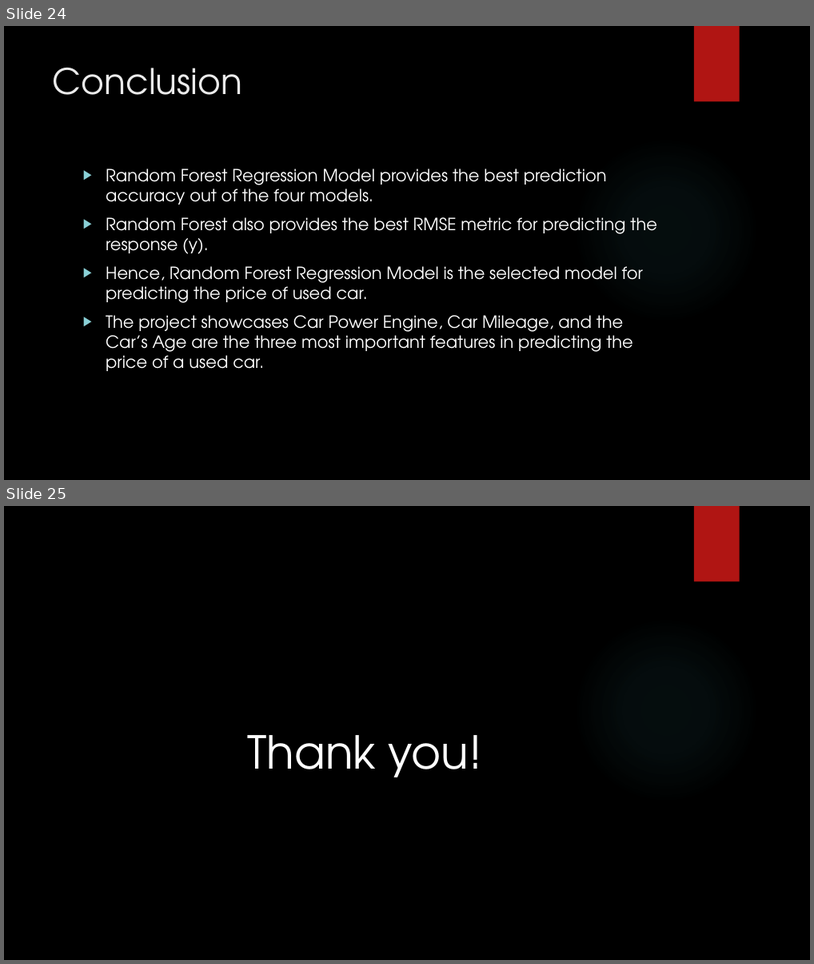
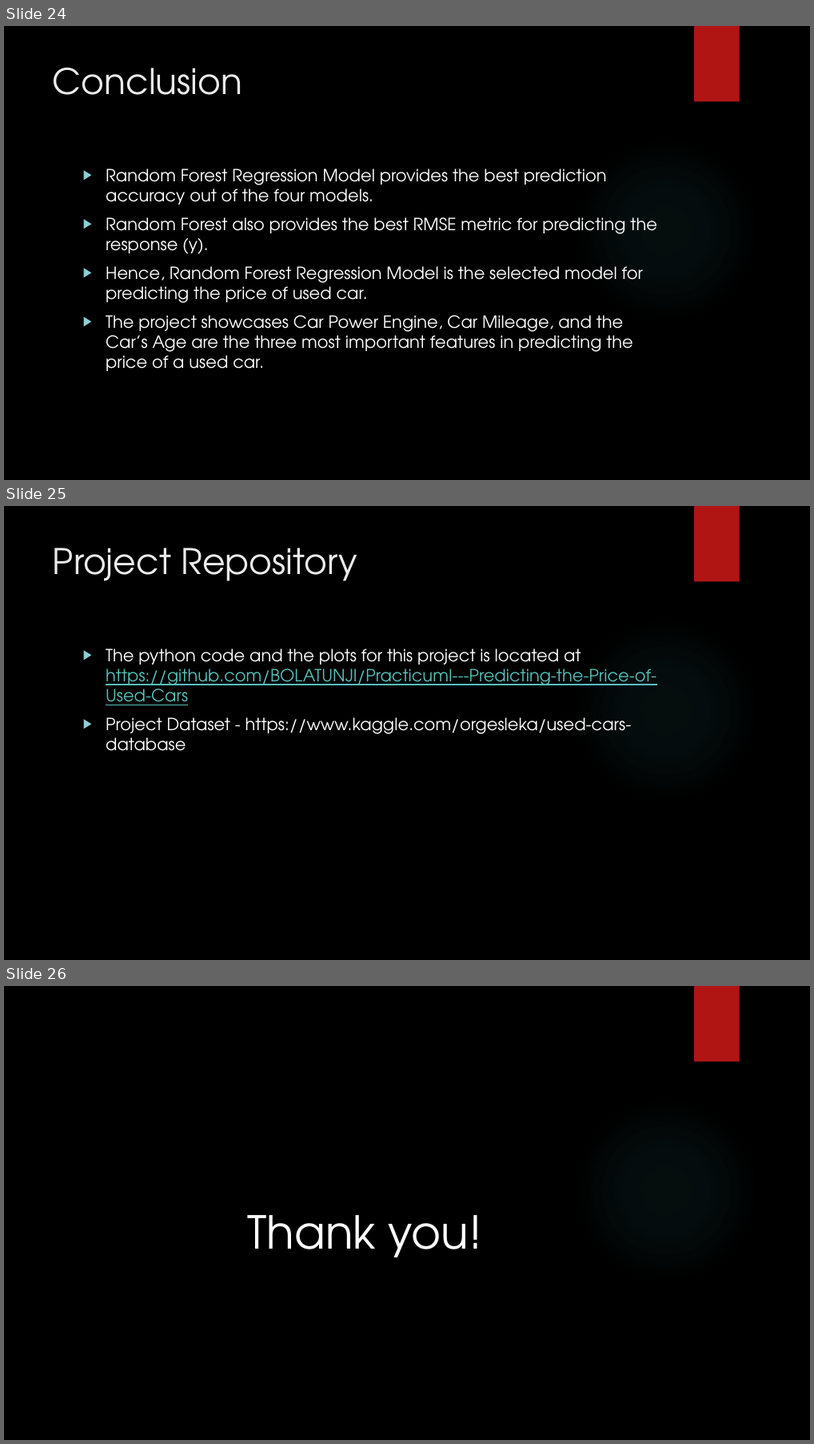
Before and after one commit to BOLATUNJI/PracticumI---Predicting-the-Price-of-Used-Cars, a slide deck: Predicting the Price of Used Car Presentation.pptx. Shown one above the other, each under a label of ours: slides 24 and 25 before the commit, slides 24, 25 and 26 after it. The pictures are 814x964 and 814x1444 pixels, drawn with LibreOffice and Linux fonts; fonts in the diff are those of the drawing; background and template pictures are left out. Boxes give left, top, right and bottom in pixels: in the first picture for what was removed or moved away, otherwise in the second. Text is boxed around its words. In the diff, an @@ line names an element or a change of style, - is before the commit and + after.

```diff
--- a/Predicting the Price of Used Car Presentation.pptx
+++ b/Predicting the Price of Used Car Presentation.pptx
@@ slide 25 added at (4, 506, 810, 960), background picture (left out); not listed: 2 template elements that a slide beside it also shows @@
@@ title added at (53, 548, 358, 581), 42 pt, text #EBEBEB @@
+Project Repository
@@ text added at (106, 648, 657, 751), 20 pt, text #FFFFFF @@
+▶ The python code and the plots for this project is located at https://github.com/BOLATUNJI/PracticumI---Predicting-the-Price-of-Used-Cars
+▶ Project Dataset - https://www.kaggle.com/orgesleka/used-cars-database
@@ what was slide 25 is now slide 26 @@
```
Also in this commit, not shown: 7 slides changed.
